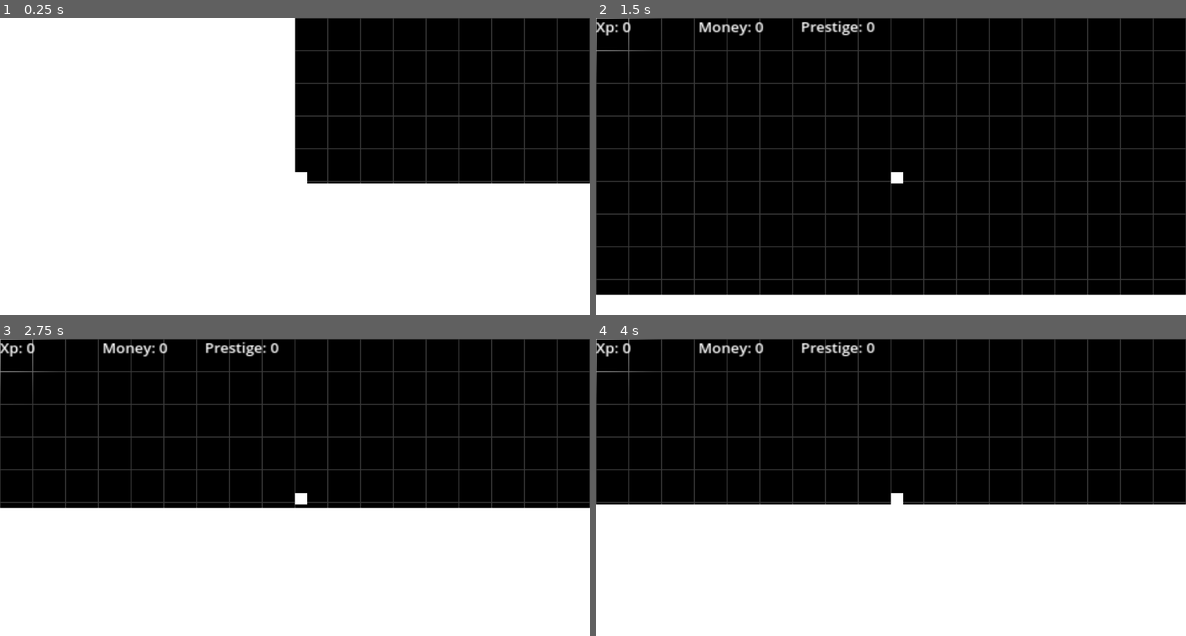
Above: before the commit, frames 1-4 (two rows, left to right).
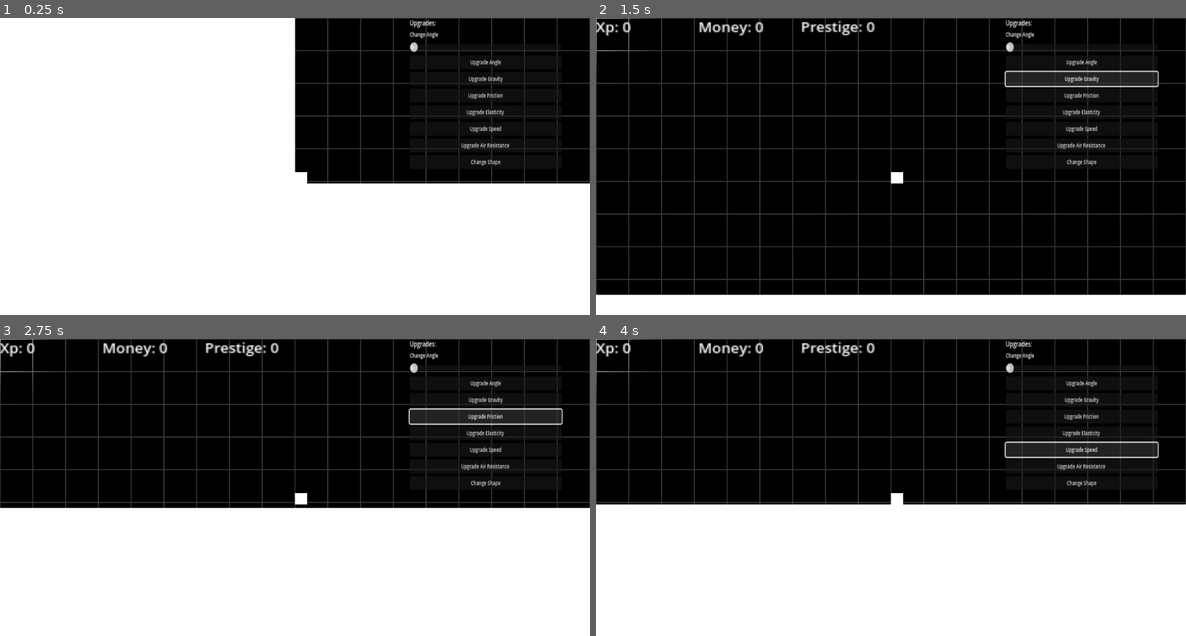
Above: after the commit, the same moments.

Repository: Lueegee1/Skr-t-Kast-Spil
Game: Godot game, scene res://main/root.tscn
The game is run twice, just before and just after one commit, with the same random seed, the same clock (stepped at 60 frames per second) and the same inputs.
Inputs (mouse positions are in pixels of both pictures, inside the frame that each line leads up to):
- Up to frame 1 (0.25 s): no input
- Up to frame 2 (1.5 s): click (1079, 62) at 0.5 s, where only the run after the commit has a clickable "Upgrade Angle"; click (1079, 80) at 1.25 s, where only the run after the commit has a clickable "Upgrade Gravity"
- Up to frame 3 (2.75 s): click (483, 416) at 2 s, where only the run after the commit has a clickable "Upgrade Friction"
- Up to frame 4 (4 s): click (1079, 434) at 2.75 s, where only the run after the commit has a clickable "Upgrade Elasticity"; click (1079, 448) at 3.5 s, where only the run after the commit has a clickable "Upgrade Speed"

The runs differ from the first frame. In frame 1, 0.8% of the frame differs, in the area x 69-87%, y 0-50%; in frame 2, 2.0%; in frame 3, 2.2%, in the area x 69-96%, y 0-50%; in frame 4, 2.2%.

Commit message:
ADDED UPGRADE MENU
EPSTEIN DIDNT KILL HIMSELF

Diff:
--- a/main/Ui_And_Mainscript.gd
+++ b/main/Ui_And_Mainscript.gd
@@ -5,12 +5,14 @@
 @onready var XpLabel = $UI/Camera2D/CanvasLayer/XpLabel
 @onready var MoneyLabel = $UI/Camera2D/CanvasLayer/MoneyLabel
 @onready var PrestigeLabel = $UI/Camera2D/CanvasLayer/PrestigeLabel
+@onready var Upgrades = $UI/Camera2D/CanvasLayer/VBoxContainer
 var possible_angles = [45,45]
 
 
 var offsetXP = Vector2(0,0)
 var offsetMoney = Vector2(200,0)
 var offsetPrestige = Vector2(400,0)
+var offsetUpgrades = Vector2(800,0)
 
 func _process(_delta: float):# update position and money, xp and prestige
 	Camera.global_position = RigidBody.global_position #updates camera position
@@ -20,3 +22,4 @@
 	XpLabel.position = offsetXP
 	MoneyLabel.position = offsetMoney
 	PrestigeLabel.position = offsetPrestige
+	Upgrades.position = offsetUpgrades
--- a/main/main.tscn
+++ b/main/main.tscn
@@ -62,25 +62,68 @@
 theme_override_font_sizes/font_size = 12
 
 [node name="VBoxContainer" type="VBoxContainer" parent="UI/Camera2D/CanvasLayer"]
-offset_left = 958.0
-offset_top = -651.0
-offset_right = 1239.0
-offset_bottom = -611.0
-scale = Vector2(0.75782084, 14.627341)
+anchors_preset = -1
+offset_left = 525.00006
+offset_top = -650.0
+offset_right = 806.0001
+offset_bottom = -432.0
+grow_horizontal = 2
+grow_vertical = 2
+scale = Vector2(1.0557145, 1.3568997)
+size_flags_vertical = 4
+
+[node name="Title" type="Label" parent="UI/Camera2D/CanvasLayer/VBoxContainer"]
+layout_mode = 2
+size_flags_stretch_ratio = 5.0
+theme_override_font_sizes/font_size = 10
+text = "Upgrades:"
+
+[node name="Angle_Label" type="Label" parent="UI/Camera2D/CanvasLayer/VBoxContainer"]
+custom_minimum_size = Vector2(0, 1)
+layout_mode = 2
+size_flags_vertical = 8
+theme_override_font_sizes/font_size = 8
+text = "Change Angle"
+
+[node name="Angle" type="HSlider" parent="UI/Camera2D/CanvasLayer/VBoxContainer"]
+layout_mode = 2
 
 [node name="AngleUpgrade" type="Button" parent="UI/Camera2D/CanvasLayer/VBoxContainer"]
 custom_minimum_size = Vector2(0, 1)
 layout_mode = 2
-size_flags_vertical = 4
+size_flags_vertical = 8
+theme_override_font_sizes/font_size = 8
+text = "Upgrade Angle"
 
 [node name="GravityUpgrade" type="Button" parent="UI/Camera2D/CanvasLayer/VBoxContainer"]
 layout_mode = 2
+theme_override_font_sizes/font_size = 8
+text = "Upgrade Gravity"
 
 [node name="FrictionUpgrade" type="Button" parent="UI/Camera2D/CanvasLayer/VBoxContainer"]
 layout_mode = 2
+theme_override_font_sizes/font_size = 8
+text = "Upgrade Friction"
 
 [node name="ElasticityUpgrade" type="Button" parent="UI/Camera2D/CanvasLayer/VBoxContainer"]
 layout_mode = 2
+theme_override_font_sizes/font_size = 8
+text = "Upgrade Elasticity"
+
+[node name="SpeedUpgrade" type="Button" parent="UI/Camera2D/CanvasLayer/VBoxContainer"]
+layout_mode = 2
+theme_override_font_sizes/font_size = 8
+text = "Upgrade Speed"
+
+[node name="AirResistanceUpgrade" type="Button" parent="UI/Camera2D/CanvasLayer/VBoxContainer"]
+layout_mode = 2
+theme_override_font_sizes/font_size = 8
+text = "Upgrade Air Resistance"
+
+[node name="Shape" type="Button" parent="UI/Camera2D/CanvasLayer/VBoxContainer"]
+layout_mode = 2
+theme_override_font_sizes/font_size = 8
+text = "Change Shape"
 
 [node name="LaunchSite" type="Node2D" parent="."]
 
